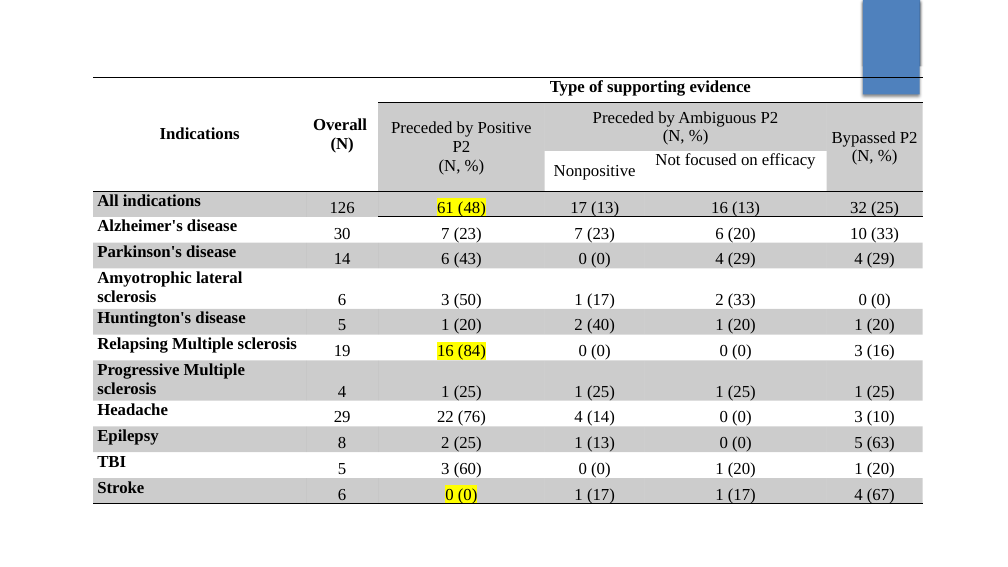
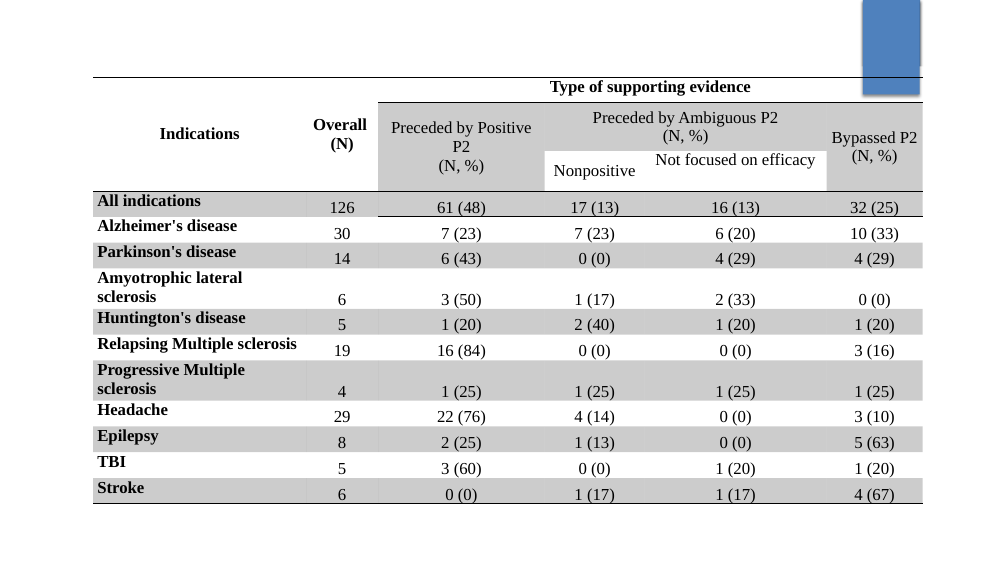
Before and after one commit to hannahmoyer210/Neurobypass, a slide deck: slide 23 of neruo p2-3.pptx. Drawn at 1008x567 pixels with LibreOffice and Linux fonts; fonts in the diff are those of the drawing; background and template pictures are left out. Boxes give left, top, right and bottom in pixels: in the first picture for what was removed or moved away, otherwise in the second. Text is boxed around its words. In the diff, an @@ line names an element or a change of style, - is before the commit and + after.

```diff
--- a/neruo p2-3.pptx
+++ b/neruo p2-3.pptx
@@ table at (93, 77, 923, 508) @@
@@ highlight #FFFF00 to none in "61 (48)", "16 (84)", "0 (0)" @@
```
Also in this commit, not shown: 3 other slides changed, 1 slide removed, 26 other files.
